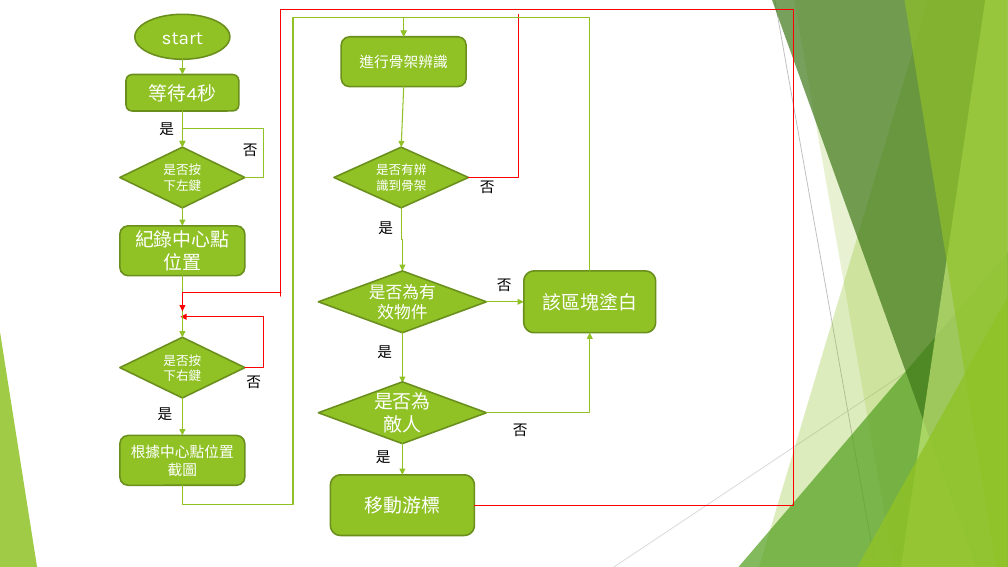
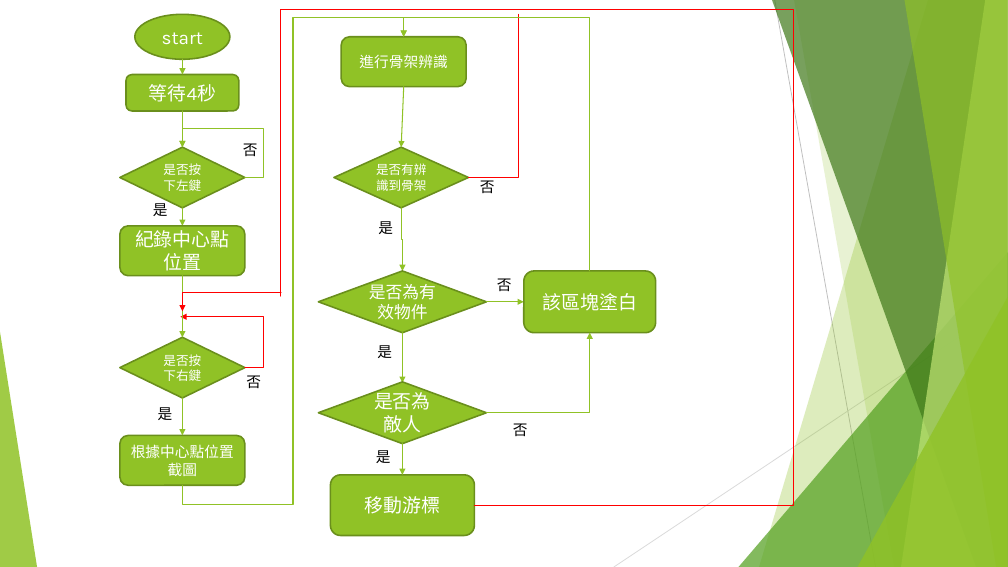
Before and after one commit to jackxj059/111Mlearn-cheatbot, a slide deck: slide 7 of document/finalProject.pptx. Drawn at 1008x567 pixels with LibreOffice and Linux fonts; fonts in the diff are those of the drawing. Boxes give left, top, right and bottom in pixels: in the first picture for what was removed or moved away, otherwise in the second. Text is boxed around its words. In the diff, an @@ line names an element or a change of style, - is before the commit and + after.

```diff
--- a/document/finalProject.pptx
+++ b/document/finalProject.pptx
@@ text "是": place and size @@
-text "是" at (159, 122, 174, 135)
+text "是" at (153, 201, 168, 216)
```
Also in this commit, not shown: 3 other slides changed.
